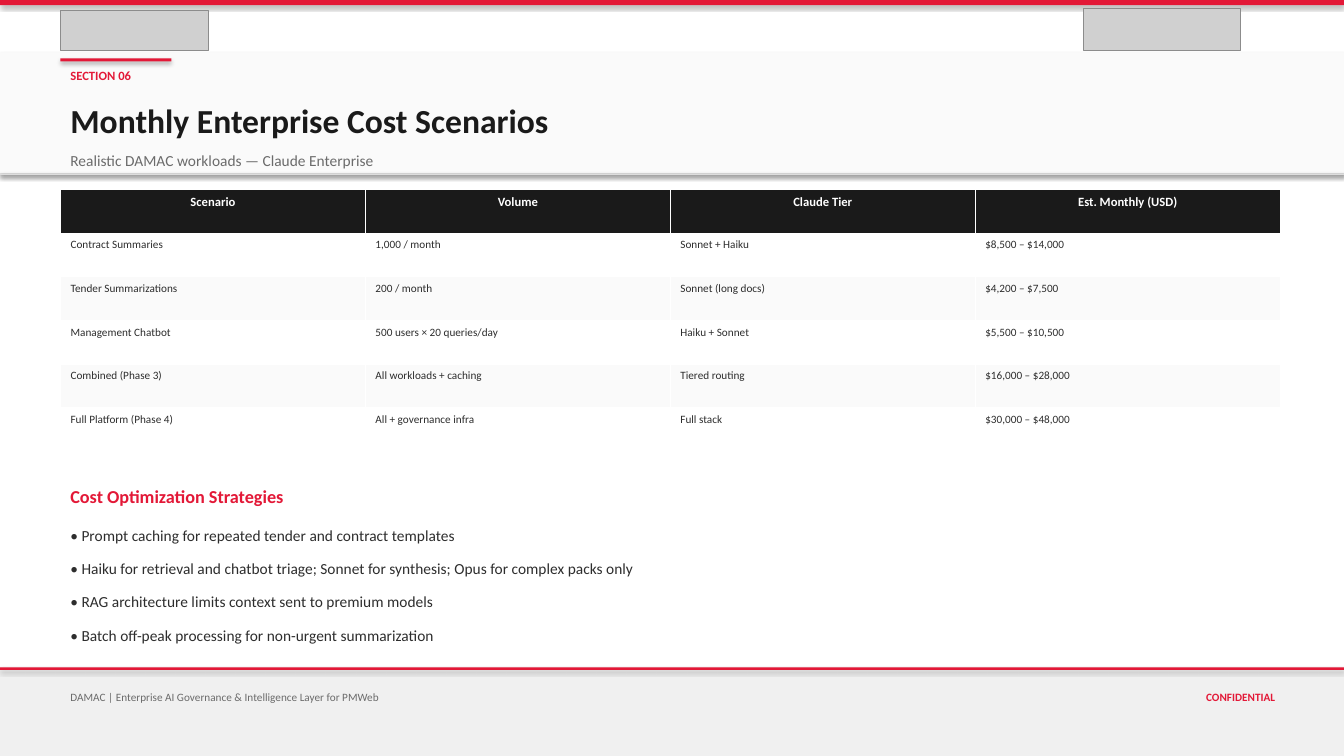
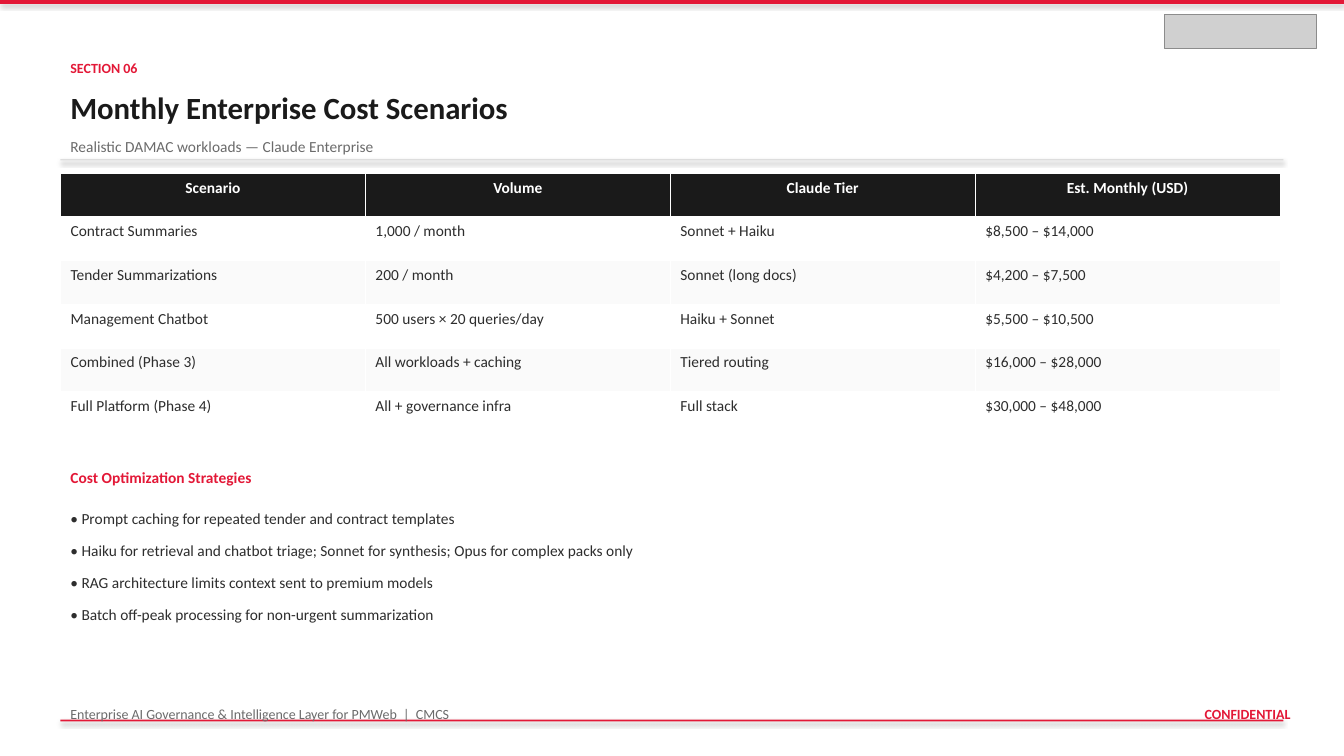
Before and after one commit to vishnushankar9024/procurehubibi, a slide deck: slide 23 of output/DAMAC_PMWeb_AI_Governance_Intelligence_Layer.pptx. Drawn at 1344x756 pixels with LibreOffice and Linux fonts; fonts in the diff are those of the drawing; grey boxes stand for pictures. Boxes give left, top, right and bottom in pixels: in the first picture for what was removed or moved away, otherwise in the second. Text is boxed around its words. In the diff, an @@ line names an element or a change of style, - is before the commit and + after.

```diff
--- a/output/DAMAC_PMWeb_AI_Governance_Intelligence_Layer.pptx
+++ b/output/DAMAC_PMWeb_AI_Governance_Intelligence_Layer.pptx
@@ picture removed at (60, 10, 209, 50) @@
@@ picture removed at (1084, 8, 1241, 50) @@
@@ picture added at (1165, 14, 1317, 48) @@
@@ rectangle removed at (0, 52, 1344, 173) @@
@@ text "SECTION 06": place and size @@
-text "SECTION 06" at (70, 71, 131, 80)
+text "SECTION 06" at (70, 63, 137, 73)
@@ text "SECTION 06" at (70, 63, 137, 73): size 9 to 10 pt @@
@@ rectangle removed at (60, 58, 171, 62) @@
@@ text "Monthly Enterprise Cost Scenarios": place and size @@
-text "Monthly Enterprise Cost Scenarios" at (70, 109, 548, 139)
+text "Monthly Enterprise Cost Scenarios" at (70, 97, 508, 124)
@@ text "Monthly Enterprise Cost Scenarios" at (70, 97, 508, 124): size 24 to 22 pt @@
@@ table at (60, 173, 1278, 436) @@
@@ size 9 to 11 pt in "Scenario", "Volume", "Claude Tier", "Est. Monthly (USD)" @@
@@ size 8 to 11 pt in "Contract Summaries", "1,000 / month", "Sonnet + Haiku", "$8,500 – $14,000" and 16 more places @@
@@ rectangle: place and size @@
-rectangle at (0, 173, 1344, 174)
+rectangle at (60, 159, 1284, 160)
@@ text "Cost Optimization Strategies" at (70, 472, 251, 486): size 13 to 11 pt @@
@@ 3 texts, 1 table: place and size @@
-3 texts, 1 table at (60, 155, 1278, 644)
+3 texts, 1 table at (60, 141, 1278, 623)
@@ text "• Prompt caching for repeated ..." at (82, 513, 633, 623): less space between paragraphs @@
@@ rectangle removed at (0, 667, 1344, 756) @@
@@ text at (70, 709, 449, 722): text changed; size 8 to 10 pt @@
-DAMAC | Enterprise AI Governance & Intelligence Layer for PMWeb
+Enterprise AI Governance & Intelligence Layer for PMWeb | CMCS
@@ text "CONFIDENTIAL": place and size @@
-text "CONFIDENTIAL" at (1206, 693, 1275, 701)
+text "CONFIDENTIAL" at (1205, 710, 1291, 722)
@@ text "CONFIDENTIAL" at (1205, 710, 1291, 722): size 8 to 10 pt @@
@@ rectangle: place and size @@
-rectangle at (0, 667, 1344, 670)
+rectangle at (60, 720, 1284, 722)
```
Also in this commit, not shown: 35 other slides changed, 3 other files.
